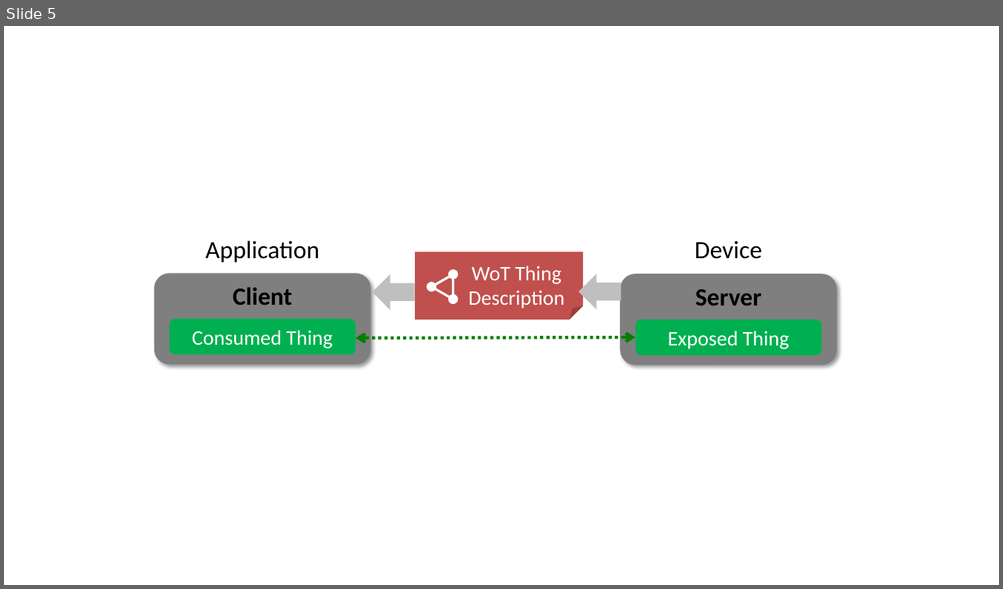
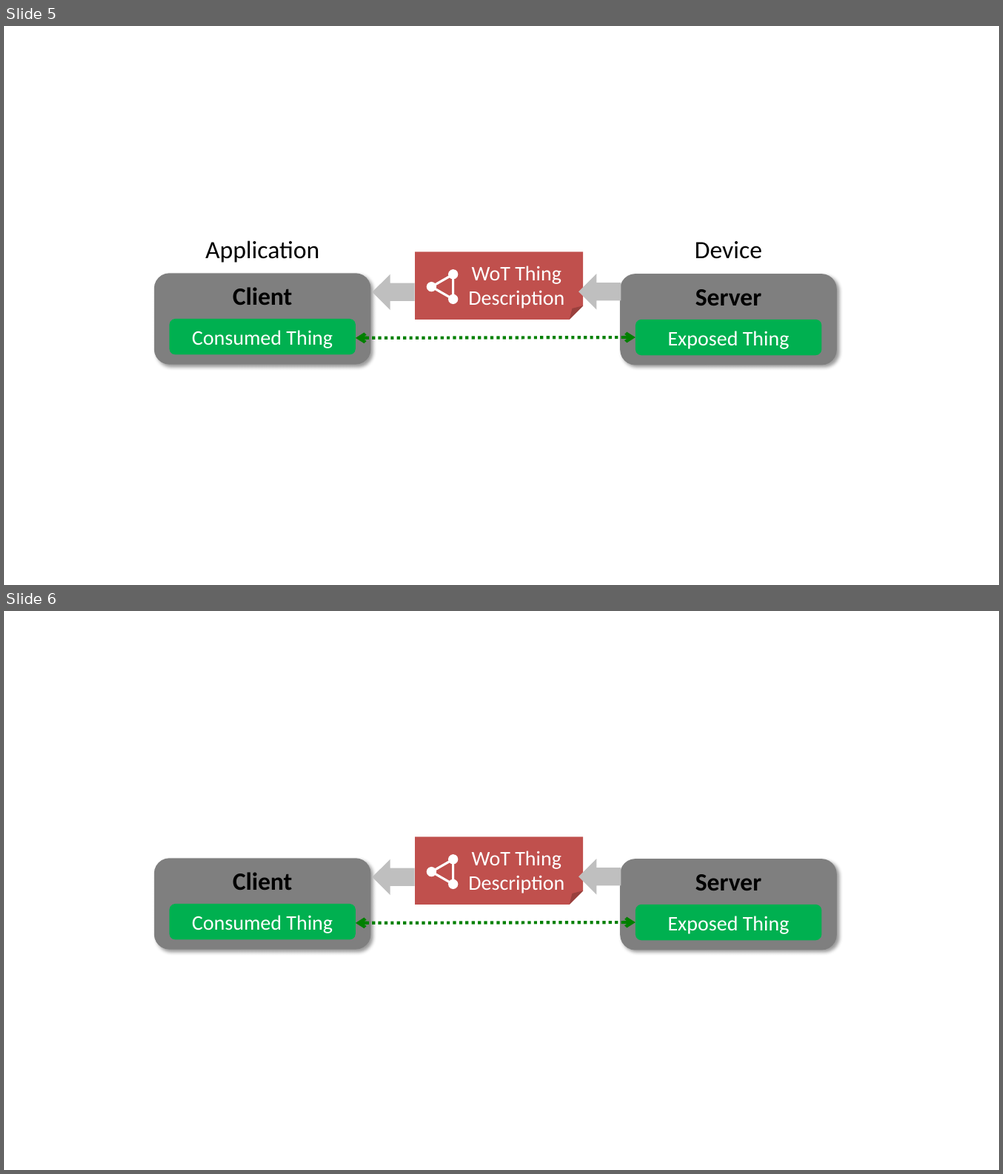
Before and after one commit to w3c/wot-architecture, a slide deck: images/arch-high-level-alt.pptx. Shown one above the other, each under a label of ours: slide 5 before the commit, slides 5 and 6 after it. The pictures are 1003x589 and 1003x1174 pixels, drawn with LibreOffice and Linux fonts; fonts in the diff are those of the drawing. Boxes give left, top, right and bottom in pixels: in the first picture for what was removed or moved away, otherwise in the second. Text is boxed around its words. In the diff, an @@ line names an element or a change of style, - is before the commit and + after.

```diff
--- a/images/arch-high-level-alt.pptx
+++ b/images/arch-high-level-alt.pptx
@@ slide 6 added at bbox=[4, 611, 999, 1170], background #FFFFFF @@
@@ rounded rectangle added at bbox=[154, 859, 370, 950], fill #7F7F7F, 24 pt, text #000000, bold @@
+Client
@@ down arrow added at bbox=[373, 860, 415, 896], fill #BFBFBF @@
@@ down arrow added at bbox=[578, 859, 620, 895], fill #BFBFBF @@
@@ rounded rectangle added at bbox=[620, 859, 836, 950], fill #7F7F7F, 24 pt, text #000000, bold @@
+Server
@@ group added at bbox=[415, 837, 583, 905]: 3 ellipses, 1 folded corner, 1 triangle @@
+WoT Thing
+Description
@@ rounded rectangle added at bbox=[170, 904, 356, 940], fill #00B050, 20 pt, text #FFFFFF @@
+Consumed Thing
@@ rounded rectangle added at bbox=[635, 905, 822, 941], fill #00B050, 20 pt, text #FFFFFF @@
+Exposed Thing
@@ double arrow added from (356, 923) to (635, 923), #008000 3 pt dashed @@
```
Also in this commit, not shown: 1 other slide added, 3 other files.
